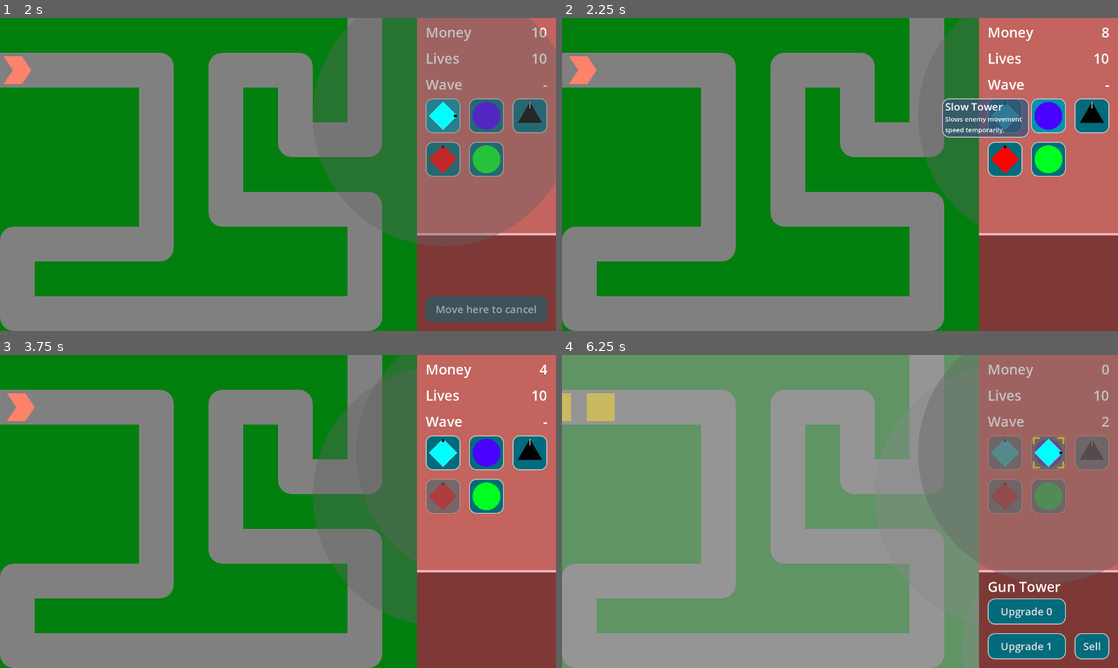
Above: before the commit, frames 1-4 (two rows, left to right).
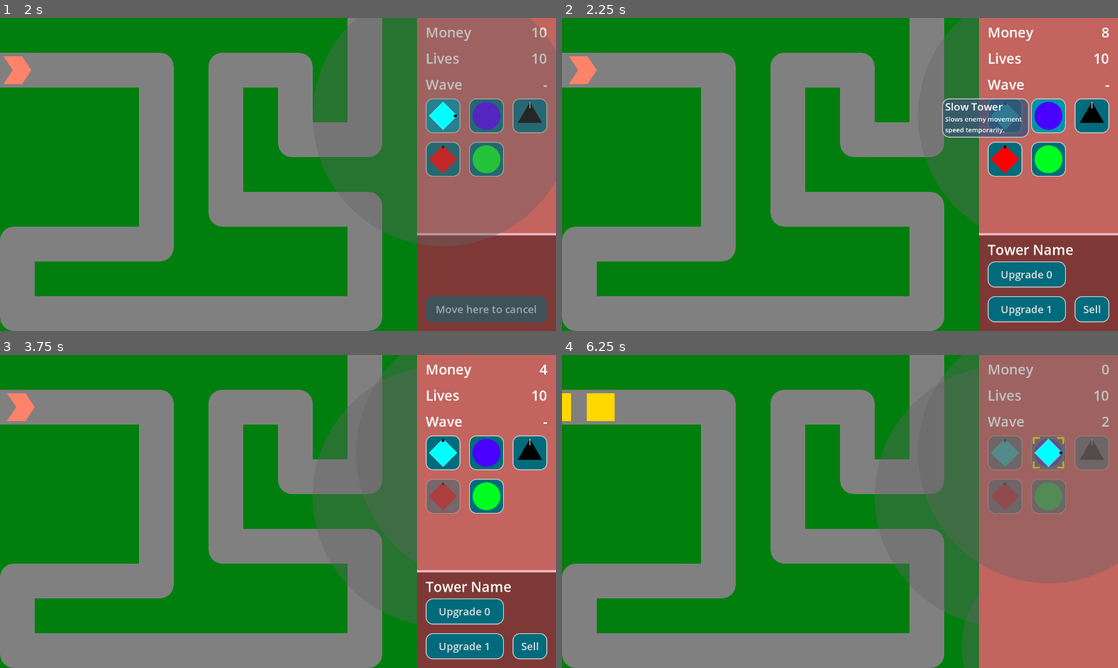
Above: after the commit, the same moments.

Repository: phrasmotica/godot-tower-defence
Game: Godot game, scene res://scenes/game.tscn
Same seed, same stepped clock (60 frames per second), same inputs: the game is played once before the commit and once after it.
Inputs (mouse positions are in pixels of both pictures, inside the frame that each line leads up to):
- Up to frame 1 (2 s): click "Play path 0" at 0.5 s; click (444, 115) at 1.25 s
- Up to frame 2 (2.25 s): click (1051, 115) at 2 s
- Up to frame 3 (3.75 s): click (528, 452) at 2.75 s; click (444, 495) at 3.5 s
- Up to frame 4 (6.25 s): click (1051, 495) at 4.25 s; click "Move here to cancel" at 5 s; tap Enter (ui_accept) at 5.75, 6.02 s; move the mouse to (1051, 452) at 5.77 s; hold Shift (fast_forward) from 5.78 s (still down); tap . (next_tower) at 5.85 s; click (1051, 452) at 5.92 s

Frame 1 is identical in both runs. In frame 2, 3.1% of the frame differs, in the area x 76-99%, y 72-98%; in frame 3, 3.1%; in frame 4, 55%, in the area x 0-100%, y 0-100%.
Error before the commit: Cannot call method 'queue_free' on a null value. (res://scripts/game_ui.gd:225)

Commit message:
Simplify logic for hiding tower UI when cancelling tower creation

Diff:
--- a/scripts/game_ui.gd
+++ b/scripts/game_ui.gd
@@ -49,12 +49,7 @@
 var placing_tower: Tower:
 	set(value):
 		placing_tower = value
-
-		if placing_tower:
-			# HIGH: show tower UI so that cancel button is visible
-			tower_ui.show_cancel_button()
-		else:
-			tower_ui.hide_cancel_button()
+		tower_ui.is_cancel_mode = placing_tower != null
 
 func _ready():
 	if Engine.is_editor_hint():
@@ -70,10 +65,10 @@
 		return
 
 	if Input.is_action_just_pressed("ui_cancel"):
-		deselect_tower.emit()
-
 		if placing_tower:
-			cancel_tower_creation()
+			animate_hide_ui()
+		else:
+			deselect_tower.emit()
 
 	if Input.is_action_just_pressed("next_tower"):
 		next_tower.emit()
@@ -109,7 +104,6 @@
 	placing_tower.set_placing()
 	placing_tower.hide()
 
-	tower_ui.hide_ui()
 	animate_show_ui()
 
 	tower_placing.emit(placing_tower)
@@ -207,7 +201,7 @@
 func show_ui(tower: Tower):
 	print("Showing selected tower UI")
 
-	tower_ui.show_ui(tower)
+	tower_ui.set_tower(tower)
 
 	game_tint.show()
 
@@ -219,13 +213,14 @@
 
 	tower_ui.hide_ui()
 
+	if placing_tower:
+		placing_tower.queue_free()
+
+	stop_tower_creation()
+
 	game_tint.hide()
 
 func _on_tower_ui_cancel_tower():
-	placing_tower.queue_free()
-
-	stop_tower_creation()
-
 	animate_hide_ui()
 
 func _on_tower_ui_upgrade_tower(index: int):
--- a/scripts/tower_ui.gd
+++ b/scripts/tower_ui.gd
@@ -15,6 +15,18 @@
 
 @export
 var cancel_button: Button
+
+# TODO: export this to editor
+var is_cancel_mode := false:
+	set(value):
+		is_cancel_mode = value
+
+		if is_cancel_mode:
+			hide_ui()
+		else:
+			show_ui()
+
+		cancel_button.visible = is_cancel_mode
 
 signal cancel_tower
 signal upgrade_tower(index: int)
@@ -47,19 +59,23 @@
 	if upgrade_button_1:
 		upgrade_button_1.update_affordability(new_money)
 
-func show_ui(tower: Tower):
+func set_tower(tower: Tower):
 	tower_name_label.text = tower.tower_name
 
-	upgrade_button_0.show()
 	upgrade_button_0.set_upgrade_level(tower)
-
-	upgrade_button_1.show()
 	upgrade_button_1.set_upgrade_level(tower)
 
+	show_ui()
+
+func show_ui():
+	tower_name_label.show()
+
+	upgrade_button_0.show()
+	upgrade_button_1.show()
 	sell_button.show()
 
 func hide_ui():
-	tower_name_label.text = ""
+	tower_name_label.hide()
 
 	upgrade_button_0.hide()
 	upgrade_button_1.hide()
